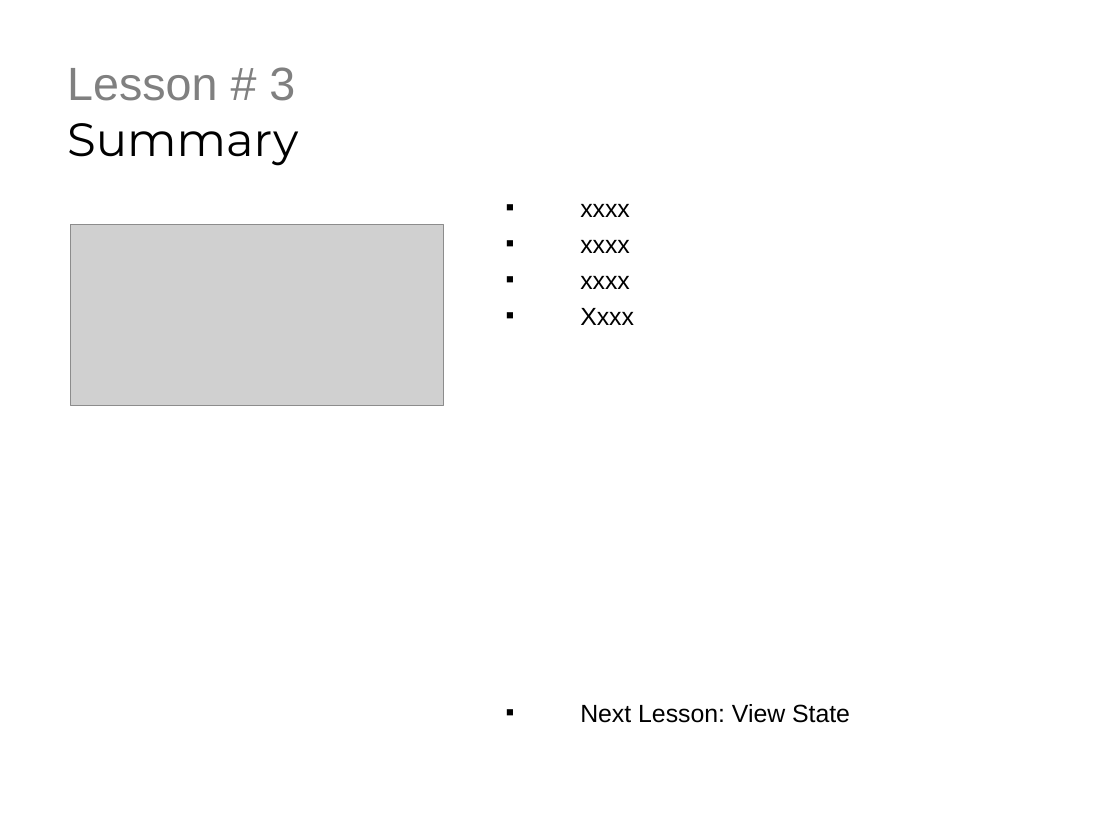
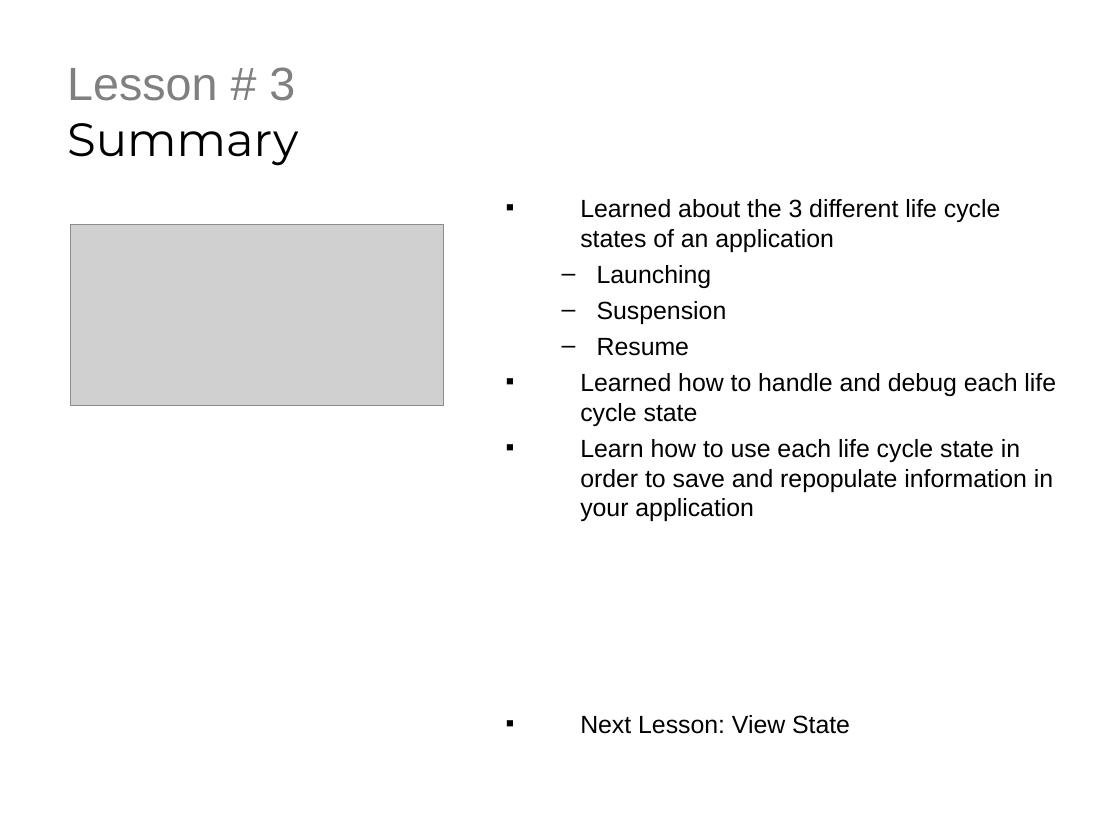
Before and after one commit to derikwhittaker/LiveLessons.WinRT, a slide deck: slide 3 of Chapter.3.ApplicationFeatures/Lesson.3.SuspensionStates/Chapter3.Lesson3.ppt. Drawn at 1120x840 pixels with LibreOffice and Linux fonts; fonts in the diff are those of the drawing; grey boxes stand for pictures; background and template pictures are left out. Boxes give left, top, right and bottom in pixels: in the first picture for what was removed or moved away, otherwise in the second. Text is boxed around its words. In the diff, an @@ line names an element or a change of style, - is before the commit and + after.

```diff
--- a/Chapter.3.ApplicationFeatures/Lesson.3.SuspensionStates/Chapter3.Lesson3.ppt
+++ b/Chapter.3.ApplicationFeatures/Lesson.3.SuspensionStates/Chapter3.Lesson3.ppt
@@ text at bbox=[580, 199, 1056, 521]: text changed @@
-▪ xxxx
-▪ xxxx
-▪ xxxx
-▪ Xxxx
+▪ Learned about the 3 different life cycle states of an application
+  – Launching
+  – Suspension
+  – Resume
+▪ Learned how to handle and debug each life cycle state
+▪ Learn how to use each life cycle state in order to save and repopulate information in your application
```
Also in this commit, not shown: 2 other slides changed, 7 other files.
